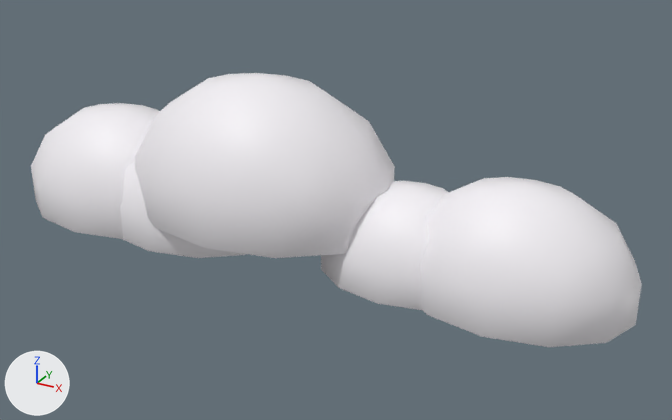
Renders of the FBX model Assets/Art/Models/Environment/Sky/Cloud_01.fbx from each side of a commit.
Before and after are seen from a camera (50 mm lens) standing at (4.62, -7.4, 4.28) and looking at (0.54, 0.01, 0.58). The axes (+X, +Y, +Z) are drawn at lower left. The lights are the same throughout. The picture after the commit comes second. Where no turn or scale is listed for an object, it has been applied to the vertices.

In view in the first picture: 'Cloud_01'.
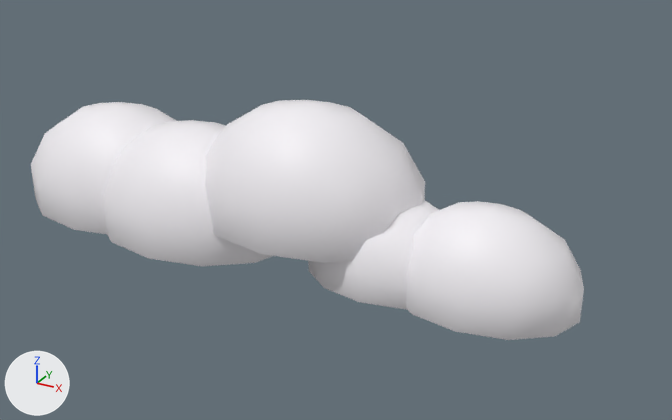
Pixel boxes [x1, y1, x2, y2] of what changed, in the pictures (672 x 420 px; the box of a moved part takes in the faces that stretch with it):
'Cloud_01', reshaped (9% narrower, 12% shorter)
    before: [31, 73, 642, 347]
    after: [31, 100, 584, 340]
part 1 of me_cloud_01, moved or reshaped
    before: [31, 103, 160, 239]
    after: [31, 102, 176, 234]
part 2 of me_cloud_01, moved or reshaped
    before: [120, 160, 246, 258]
    after: [103, 120, 272, 266]
part 3 of me_cloud_01, moved or reshaped
    before: [134, 73, 395, 258]
    after: [205, 100, 425, 263]
part 4 of me_cloud_01, moved or reshaped
    before: [321, 181, 449, 310]
    after: [308, 199, 439, 309]
part 5 of me_cloud_01, moved or reshaped
    before: [420, 177, 642, 347]
    after: [406, 201, 584, 340]

The edits, one by one:
me_cloud_01 is used by ob_cloud_01; location (0.0, 0.0, 0.0).
me_cloud_01 had 370 vertices, 420 faces and spanned x -3.3..3.5, y -1.12..0.98, z 0.0..1.86.
me_cloud_01 now has 370 vertices, 420 faces and spans x -3.35..3.06, y -0.98..0.9, z 0.0..1.65.
me_cloud_01 part 1: the loose piece of 74 vertices spanning x -3.3..-1.0, y -0.86..0.87, z 0.0..1.24 is moved by (-0.05, 0.04, 0.0).
me_cloud_01 part 2: the loose piece of 74 vertices spanning x -2.23..-0.13, y -0.83..0.75, z 0.0..1.13 is scaled about its middle by 1.1, then moved by (0.11, -0.07, 0.06).
me_cloud_01 part 3: the loose piece of 74 vertices spanning x -1.65..1.14, y -1.12..0.98, z 0.35..1.86 is scaled about its middle by 0.861, then moved by (0.52, 0.03, -0.1).
me_cloud_01 part 4: the loose piece of 74 vertices spanning x 0.43..2.25, y -0.66..0.7, z 0.0..0.98 is scaled about its middle by 0.916, then moved by (-0.16, -0.11, -0.04).
me_cloud_01 part 5: the loose piece of 74 vertices spanning x 1.29..3.5, y -0.77..0.89, z 0.0..1.19 is scaled about its middle by 0.816, then moved by (-0.24, -0.16, -0.11).
